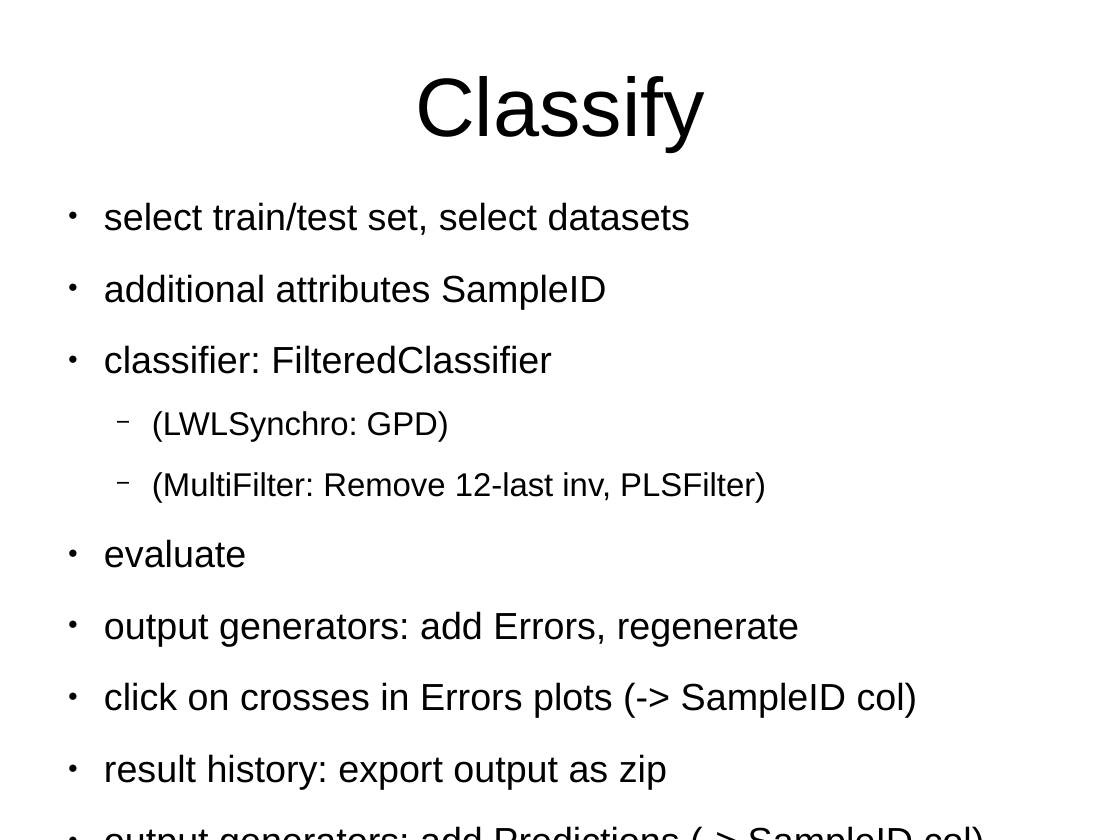
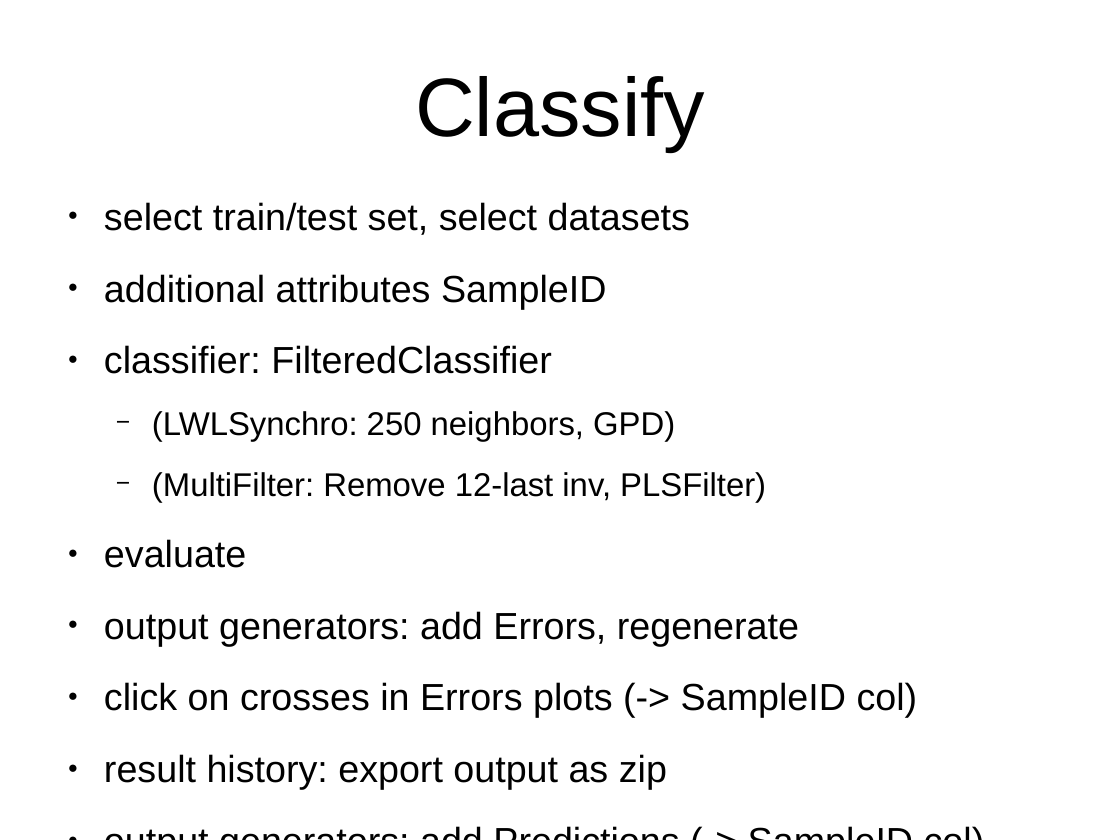
Before and after one commit to fracpete/weka-user-conference-2021, a slide deck: slide 5 of adams/adams_notes.odp. Drawn at 1120x840 pixels with LibreOffice and Linux fonts; fonts in the diff are those of the drawing. Boxes give left, top, right and bottom in pixels: in the first picture for what was removed or moved away, otherwise in the second. Text is boxed around its words. In the diff, an @@ line names an element or a change of style, - is before the commit and + after.

```diff
--- a/adams/adams_notes.odp
+++ b/adams/adams_notes.odp
@@ text at [152, 411, 675, 442]: text changed @@
-  − (LWLSynchro: GPD)
+  − (LWLSynchro: 250 neighbors, GPD)
```
Also in this commit, not shown: 1 other file.
